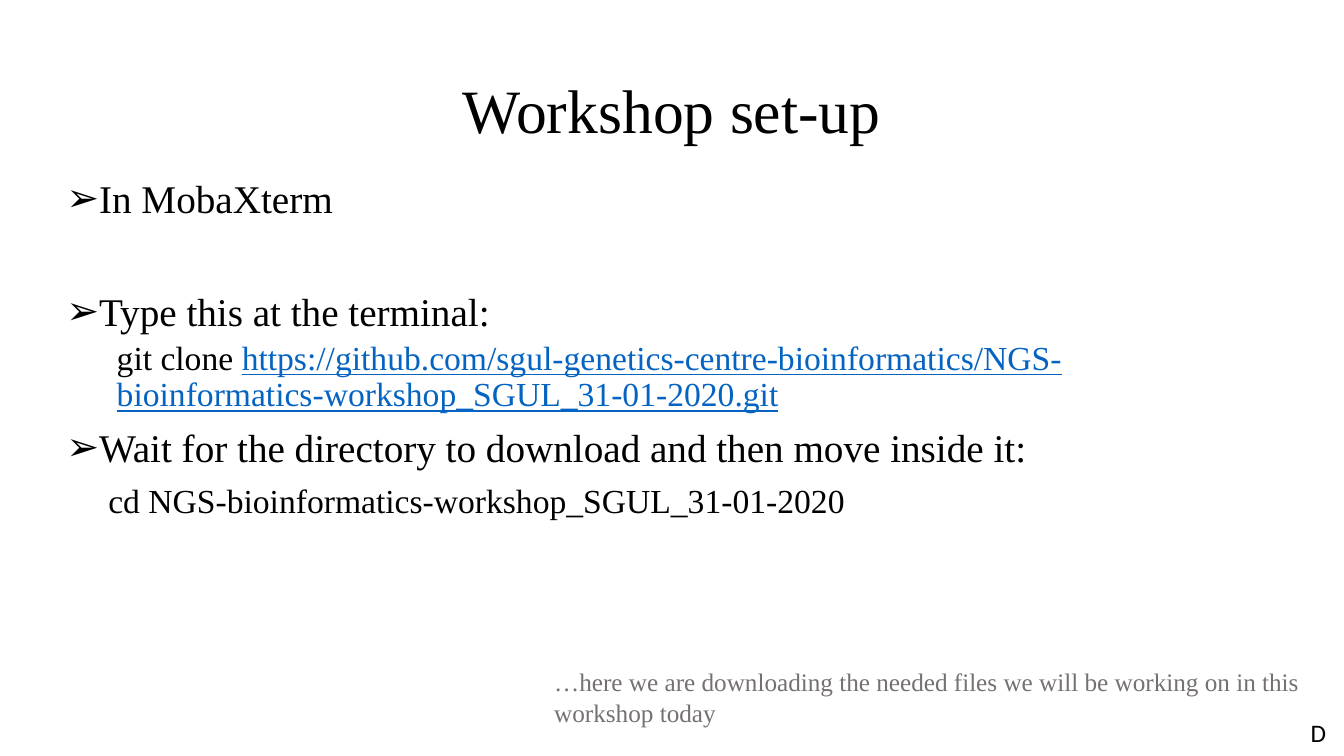
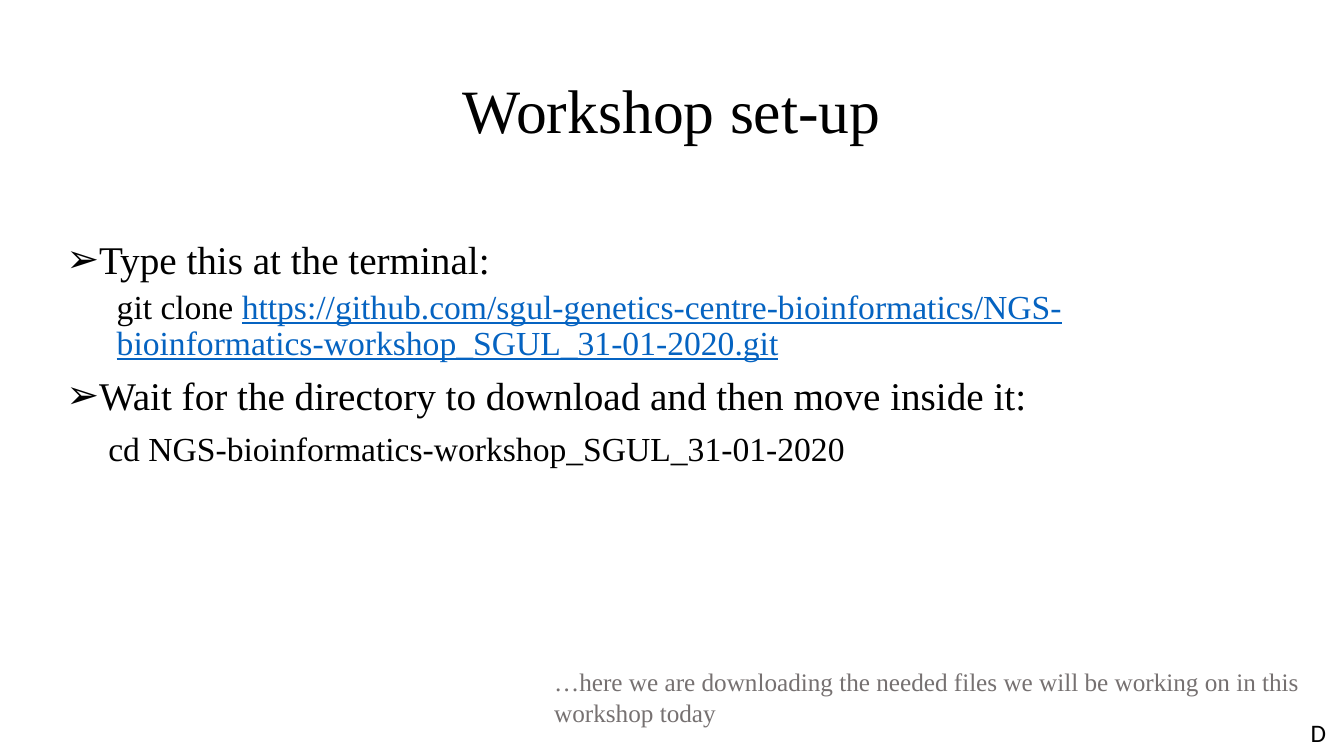
Before and after one commit to sgul-genetics-centre-bioinformatics/NGS-bioinformatics-workshop_SGUL_31-01-2020, a slide deck: slide 5 of NGS_workshop_31_01_2020_final.pptx (slide 4 before the commit). Drawn at 1344x756 pixels with LibreOffice and Linux fonts; fonts in the diff are those of the drawing. Boxes give left, top, right and bottom in pixels: in the first picture for what was removed or moved away, otherwise in the second. Text is boxed around its words. In the diff, an @@ line names an element or a change of style, - is before the commit and + after.

```diff
--- a/NGS_workshop_31_01_2020_final.pptx
+++ b/NGS_workshop_31_01_2020_final.pptx
@@ text at (99,185,332,214): paragraph removed @@
-➢ In MobaXterm
```
Also in this commit, not shown: 2 other slides changed, 1 slide added.
